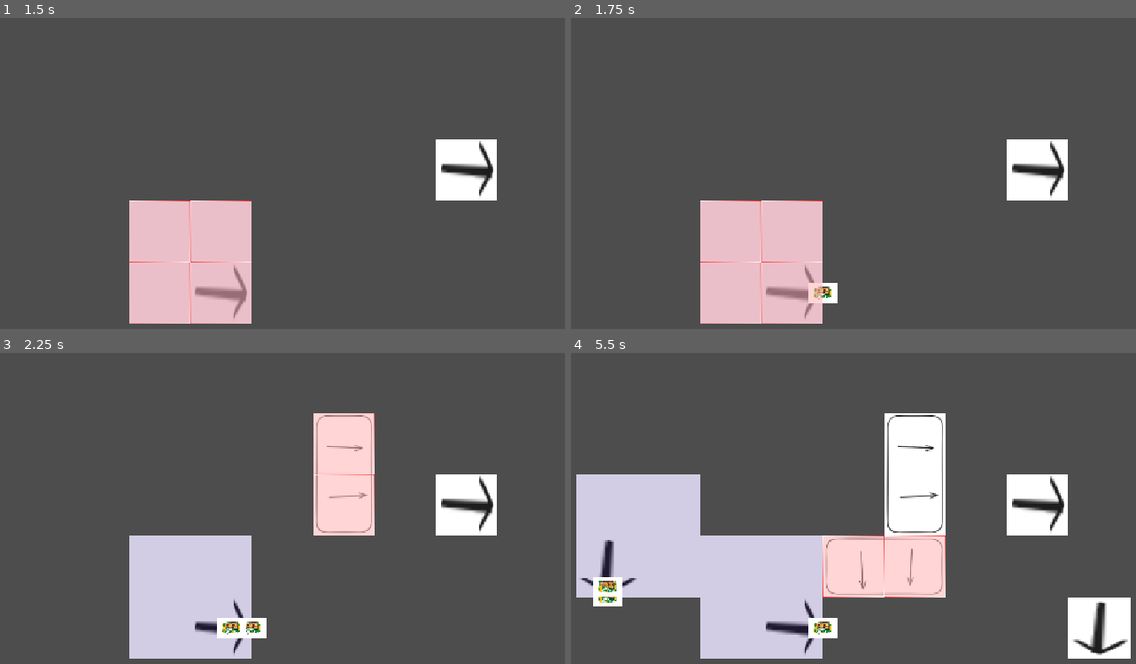
Above: before the commit, frames 1-4 (two rows, left to right).
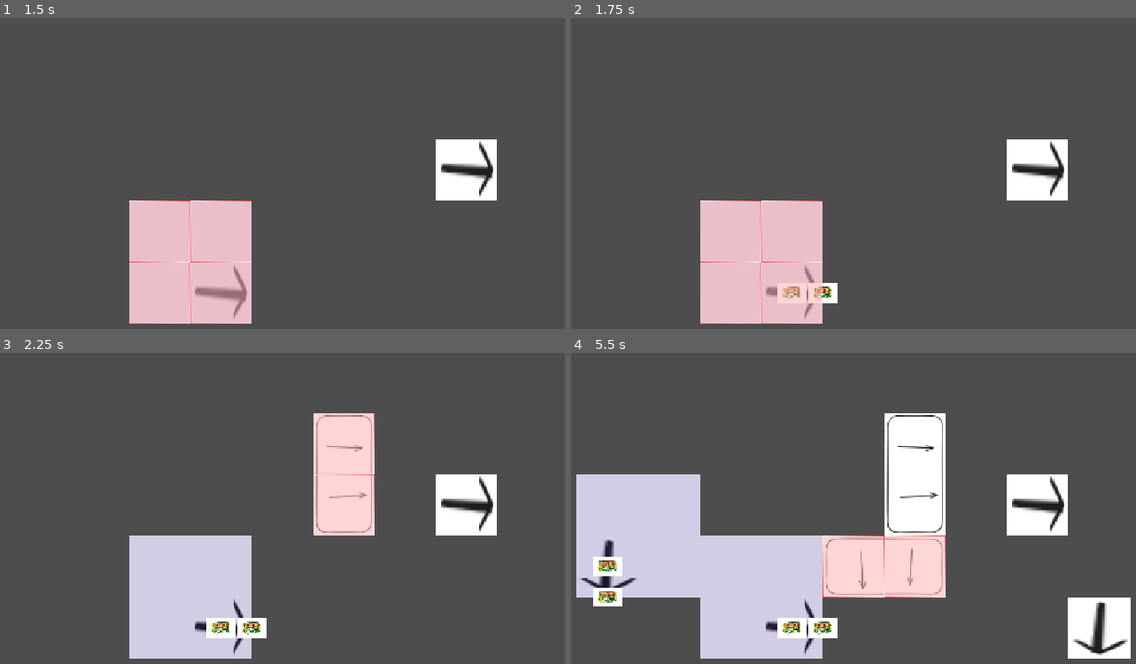
Above: after the commit, the same moments.

Repository: Schlutzkrapfen/Camara-Game
Game: Godot game, scene res://Levels/main_scene.tscn
Same seed, same stepped clock (60 frames per second), same inputs: the game is played once before the commit and once after it.
Inputs (mouse positions are in pixels of both pictures, inside the frame that each line leads up to):
- Up to frame 1 (1.5 s): tap Enter at 0.5 s; move the mouse to (452, 198) at 0.52 s; tap 1 (Belt) at 0.6 s; click (452, 198) at 0.67 s; tap Space at 0.77, 1.25 s; move the mouse to (158, 238) at 1.27 s; tap ' (Goo_maker) at 1.35 s; click (158, 238) at 1.42 s
- Up to frame 2 (1.75 s): tap Space at 1.52 s
- Up to frame 3 (2.25 s): tap Enter at 2 s; move the mouse to (367, 464) at 2.02 s; tap 2 (Splitter) at 2.1 s; click (367, 464) at 2.17 s
- Up to frame 4 (5.5 s): move the mouse to (836, 632) at 2.77 s; tap R (roration) at 2.85 s; click (836, 632) at 2.92 s; tap Space at 3.02, 3.5, 3.77, 4.52 s; move the mouse to (1079, 611) at 3.52 s; tap 1 (Belt) at 3.6 s; click (1079, 611) at 3.67 s; move the mouse to (655, 492) at 4.27 s; tap ' (Goo_maker) at 4.35 s; click (655, 492) at 4.42 s; tap Enter at 5 s; move the mouse to (904, 552) at 5.02 s; tap 2 (Splitter) at 5.1 s; click (904, 552) at 5.17 s

Frame 1 is identical in both runs. In frame 2, 0.2% of the frame differs, in the area x 36-42%, y 86-92%; in frame 3, 0.3%; in frame 4, 0.9%, in the area x 3-42%, y 65-92%.

Commit message:
fixed a bug when two items are moving at the exact same time in a square

Diff:
--- a/Levels/flow_field.gd
+++ b/Levels/flow_field.gd
@@ -1,8 +1,12 @@
+class_name FlowField
 extends Node
 @export var main_tile_map: TileMapLayer
 @export var speed:int =  1000
 var flowfield:Dictionary[Vector2,Global.TileTransform]
 var list_items:Array[Sprite2D]
+var grid_pos_array:Dictionary[Vector2i,bool]
+var item_used:Dictionary[Sprite2D,Vector2]
+var item_moved:Dictionary[Vector2,bool]
 # Called when the node enters the scene tree for the first time.
 func _ready() -> void:
 	pass # Replace with function body.
@@ -14,32 +18,55 @@
 func append_list_items(node:Sprite2D):
 	list_items.append(node)
 func _process(delta: float) -> void:
+	item_moved.clear()
+	grid_pos_array.clear()
+	item_used.clear()
 	for item in list_items:
-		var grid_pos: Vector2 = main_tile_map.local_to_map(item.global_position)
+		var grid_pos =main_tile_map.local_to_map(item.global_position)
+		grid_pos_array[grid_pos] = true
 		if flowfield.has(grid_pos):
-			var transform_data:Global.TileTransform = flowfield[grid_pos]
-			move_item(item,delta,transform_data,main_tile_map.to_global(main_tile_map.map_to_local(grid_pos)))
+			item_used[item]=grid_pos
+	for item in item_used.keys():
+		move_item(item,delta,flowfield[item_used[item]],main_tile_map.to_global(main_tile_map.map_to_local(item_used[item])),item_used[item])
 
+func  is_cell_free(grid_pos: Vector2i) -> bool:
+	print (grid_pos)
+	return not grid_pos_array.has(grid_pos)
 
-func move_item(node:Sprite2D,delta:float,transform_data:Global.TileTransform,flowfield_global_pos:Vector2):
+func move_item(node:Sprite2D,delta:float,transform_data:Global.TileTransform,flowfield_global_pos:Vector2,flowfield_pos:Vector2i):
 	match transform_data:
+
 		Global.TileTransform.ROTATE_0:
-
 			var target_y := flowfield_global_pos.y
-
 			node.global_position.y = move_toward(node.position.y, target_y, speed * delta)
-			node.position.x += speed * delta
+			if not grid_pos_array.has(Vector2(flowfield_pos.x+1,flowfield_pos.y)) and not item_moved.has(Vector2(flowfield_pos.x+1,flowfield_pos.y)) :
+				item_moved[Vector2(flowfield_pos.x+1,flowfield_pos.y)] = true
+				node.position.x += speed * delta
+			else:
+				node.position.x = move_toward(node.position.x, flowfield_global_pos.x, speed * delta)
 		Global.TileTransform.ROTATE_90:
 			var target_x := flowfield_global_pos.x
 			node.position.x = move_toward(node.position.x, target_x, speed * delta)
-			node.position.y += speed * delta
+			if not grid_pos_array.has(Vector2(flowfield_pos.x,flowfield_pos.y+1)) and not item_moved.has(Vector2(flowfield_pos.x,flowfield_pos.y+1)) :
+				item_moved[Vector2(flowfield_pos.x,flowfield_pos.y+1)] = true
+				node.position.y += speed * delta
+			else:
+				node.global_position.y = move_toward(node.position.y, flowfield_global_pos.y , speed * delta)
 		Global.TileTransform.ROTATE_180:
 			var target_y := flowfield_global_pos.y
 			node.position.y = move_toward(node.position.y, target_y, speed * delta)
-			node.position.x -= speed * delta
+			if not grid_pos_array.has(Vector2(flowfield_pos.x-1,flowfield_pos.y)) and not item_moved.has(Vector2(flowfield_pos.x-1,flowfield_pos.y)) :
+				item_moved[Vector2(flowfield_pos.x-1,flowfield_pos.y)]= true
+				node.position.x -= speed * delta
+			else:
+				node.position.x = move_toward(node.position.x, flowfield_global_pos.x, speed * delta)
 		Global.TileTransform.ROTATE_270:
 			var target_x := flowfield_global_pos.x
 			node.position.x = move_toward(node.position.x, target_x, speed * delta)
-			node.position.y -= speed * delta
+			if not grid_pos_array.has(Vector2(flowfield_pos.x,flowfield_pos.y-1)) and not item_moved.has(Vector2(flowfield_pos.x,flowfield_pos.y-1)) :
+				item_moved[Vector2(flowfield_pos.x,flowfield_pos.y-1)]= true
+				node.position.y -= speed * delta
+			else:
+				node.global_position.y = move_toward(node.position.y, flowfield_global_pos.y , speed * delta)
 		_:
 			pass
--- a/items/item_resources.gd
+++ b/items/item_resources.gd
@@ -1,11 +1 @@
 extends Sprite2D
-
-
-# Called when the node enters the scene tree for the first time.
-func _ready() -> void:
-	pass # Replace with function body.
-
-
-# Called every frame. 'delta' is the elapsed time since the previous frame.
-func _process(delta: float) -> void:
-	pass
--- a/script/spawner.gd
+++ b/script/spawner.gd
@@ -2,6 +2,7 @@
 
 
 @onready var tilemap:TileMapLayer =  self
+@onready var flowfield:Node = $FlowField
 signal new_flowmaptile_saved(postion,transform)
 signal item_spawned(Node2d)
 var is_okay_to_build:bool = true
@@ -33,8 +34,9 @@
 		#if factory.input == factory.cur_input:
 		factory.cur_time +=delta
 		if factory.cur_time > factory.resource_refrence.craft_time:
-			output_items(factory,key)
-			factory.cur_time = 0
+			if flowfield.is_cell_free(key):
+				output_items(factory,key)
+				factory.cur_time = 0
 
 
 func output_items(factory:BuildData,positon):
@@ -47,7 +49,7 @@
 		tilemap.map_to_local(positon + Global.get_rotation_out_of_size(keys[current_size].x,keys[current_size].y,factory.rotation))
 )
 		add_child(item)
-		emit_signal("item_spawned",item)
+		flowfield.append_list_items(item)
 
 
 func _input(event: InputEvent) -> void:
